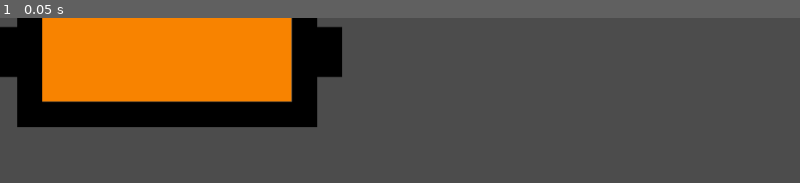
Above: before the commit, frame 1.
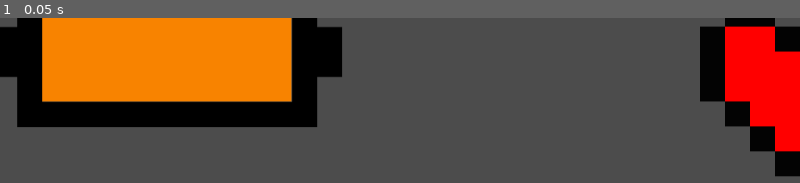
Above: after the commit, the same moment.

Repository: Tinsooon/JOC
Game: Godot game, scene res://ESCENES/BarraEnergia.tscn
Two runs of this game, one before a commit and one after it. Both use one fixed random seed, a clock stepped at 60 frames per second and the inputs below. This scene is started directly instead of the project's main scene.
Inputs:
- Up to frame 1 (0.05 s): no input

The runs differ from the first frame. In frame 1, 8.9% of the frame differs, in the area x 87-100%, y 0-96%.

Commit message:
vides acabades

Diff:
--- a/JOOC/ESCENES/BarraEnergia.gd
+++ b/JOOC/ESCENES/BarraEnergia.gd
@@ -15,3 +15,6 @@
 
 func actualitza_barra (energia):
 	$TextureProgress.value = energia
+
+func actualitza_cors(vida):
+	$TextureProgress.value = vida
--- a/JOOC/ESCENES/BarraEnergia.tscn
+++ b/JOOC/ESCENES/BarraEnergia.tscn
@@ -1,8 +1,10 @@
-[gd_scene load_steps=4 format=2]
+[gd_scene load_steps=6 format=2]
 
 [ext_resource path="res://ESCENES/BarraEnergia.gd" type="Script" id=1]
 [ext_resource path="res://Personatges+tot/BarraTaronjaHoritzontalDefinitiva.png" type="Texture" id=2]
 [ext_resource path="res://Personatges+tot/BarraNegraHoritzontalDefinitiva.png" type="Texture" id=3]
+[ext_resource path="res://Personatges+tot/TresCors.png" type="Texture" id=4]
+[ext_resource path="res://ESCENES/TextureProgress2.gd" type="Script" id=5]
 
 [node name="Control" type="Control"]
 anchor_right = 1.0
@@ -22,3 +24,12 @@
 [node name="BarraNegraHoritzontalDefinitiva" type="Sprite" parent="TextureProgress"]
 position = Vector2( 161.095, 64.6409 )
 texture = ExtResource( 3 )
+
+[node name="TextureProgress2" type="TextureProgress" parent="."]
+margin_left = 842.668
+margin_right = 1578.67
+margin_bottom = 224.0
+max_value = 3.0
+value = 3.0
+texture_progress = ExtResource( 4 )
+script = ExtResource( 5 )
--- /dev/null
+++ b/JOOC/ESCENES/TextureProgress2.gd
@@ -0,0 +1,13 @@
+extends TextureProgress
+
+# Declare member variables here. Examples:
+# var a = 2
+# var b = "text"
+
+# Called when the node enters the scene tree for the first time.
+func _ready():
+	pass # Replace with function body.
+
+# Called every frame. 'delta' is the elapsed time since the previous frame.
+#func _process(delta):
+#	pass
Binary file added: JOOC/Personatges+tot/TresCors.png
Not shown, added: JOOC/Personatges+tot/TresCors.png.import
